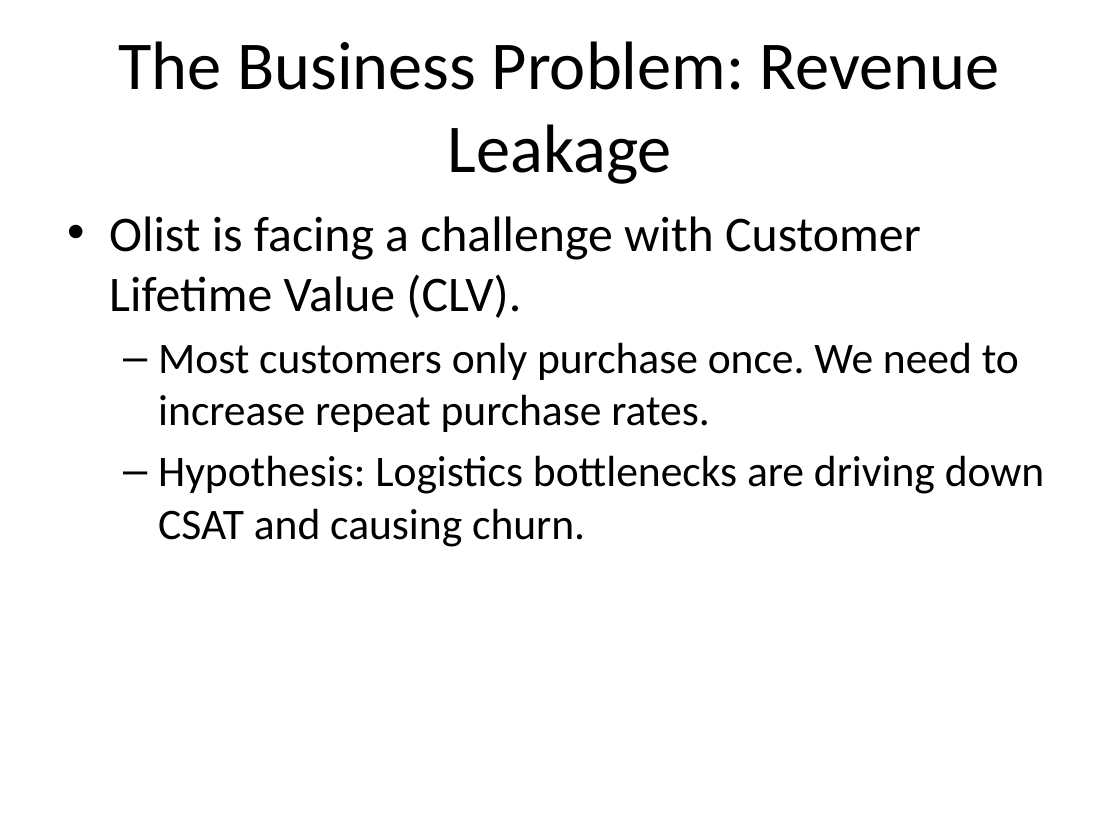
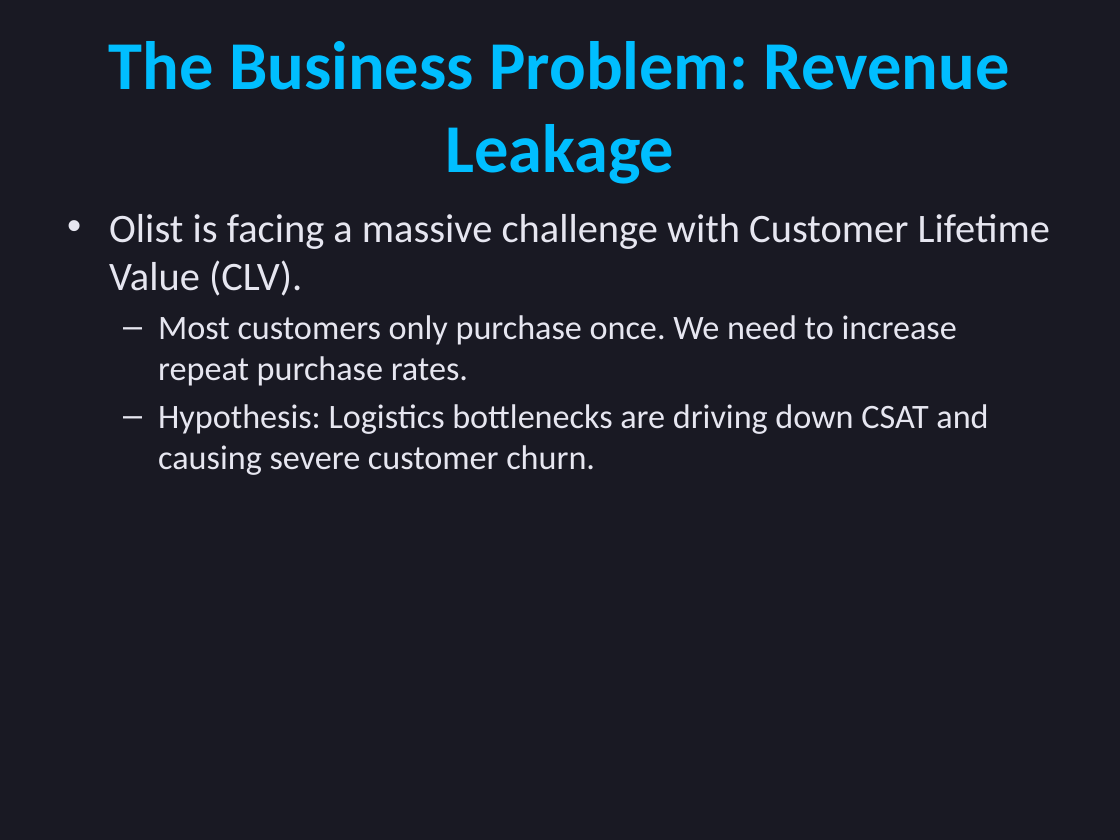
Before and after one commit to Rikis3/olist-intelligence-platform, a slide deck: slide 2 of presentation/Olist_Executive_Review.pptx. Drawn at 1120x840 pixels with LibreOffice and Linux fonts; fonts in the diff are those of the drawing. Boxes give left, top, right and bottom in pixels: in the first picture for what was removed or moved away, otherwise in the second. Text is boxed around its words. In the diff, an @@ line names an element or a change of style, - is before the commit and + after.

Commit message:
Enhance PPTX with modern dark mode styling

```diff
--- a/presentation/Olist_Executive_Review.pptx
+++ b/presentation/Olist_Executive_Review.pptx
@@ background #FFFFFF to #191923 @@
@@ title "The Business Problem: Revenue Leakage" at <box>109,41,1010,184</box>: text colour #000000 to #00BEFF, bold on @@
@@ text at <box>109,214,1050,296</box>: text changed; size 32 to 26 pt; text colour #000000 to #E6E6F0 @@
-• Olist is facing a challenge with Customer Lifetime Value (CLV).
+• Olist is facing a massive challenge with Customer Lifetime Value (CLV).
@@ text at <box>158,315,957,386</box>: size 28 to 22 pt, text colour #000000 to #E6E6F0 in "Most customers only purchase once. We need ..."; less space between paragraphs @@
@@ text at <box>158,404,988,475</box>: text changed; size 28 to 22 pt; text colour #000000 to #E6E6F0 @@
-  – Hypothesis: Logistics bottlenecks are driving down CSAT and causing churn.
+  – Hypothesis: Logistics bottlenecks are driving down CSAT and causing severe customer churn.
```
Also in this commit, not shown: 5 other slides changed, 1 other file.
